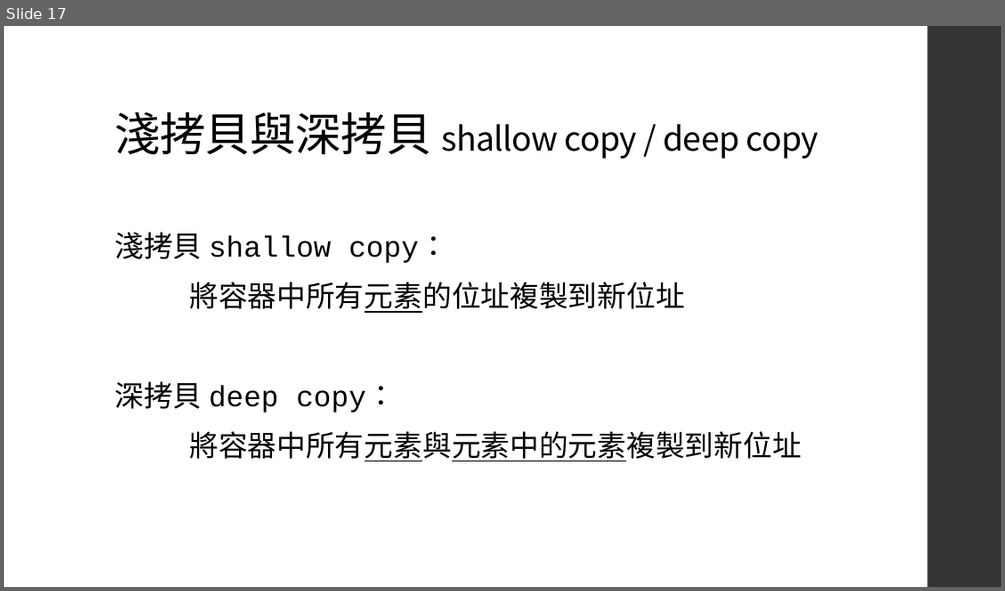
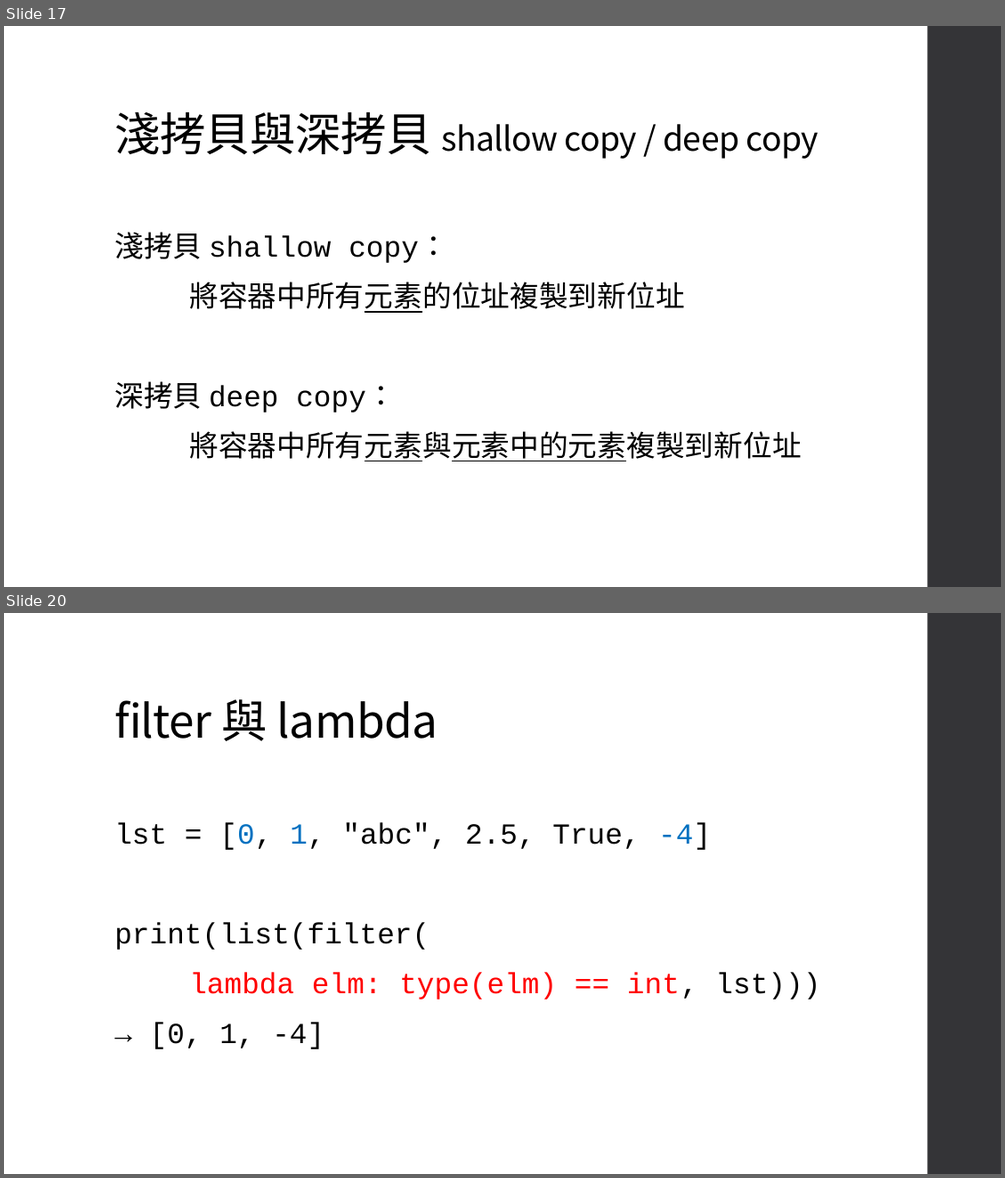
Before and after one commit to an920107/ServiceLearning, a slide deck: Class 6 函數、遞迴.pptx. Shown one above the other, each under a label of ours: slide 17 before the commit, slides 17 and 20 after it; the slides between them are not shown. The pictures are 1005x591 and 1005x1178 pixels, drawn with LibreOffice and Linux fonts; fonts in the diff are those of the drawing. Boxes give left, top, right and bottom in pixels: in the first picture for what was removed or moved away, otherwise in the second. Text is boxed around its words. In the diff, an @@ line names an element or a change of style, - is before the commit and + after.

```diff
--- a/Class 6 函數、遞迴.pptx
+++ b/Class 6 函數、遞迴.pptx
@@ slide 20 added at (4,613,1001,1174), background #FFFFFF; not listed: 1 template element that a slide beside it also shows @@
@@ title added at (114,699,438,741), 44 pt, text #000000 @@
+filter 與 lambda
@@ text added at (114,823,820,1049), 28 pt, text #000000 @@
+lst = [0, 1, "abc", 2.5, True, -4]
+print(list(filter(
+lambda elm: type(elm) == int, lst)))
+→ [0, 1, -4]
```
Also in this commit, not shown: 2 slides changed, 8 other slides added, 1 slide removed, 1 other file.
